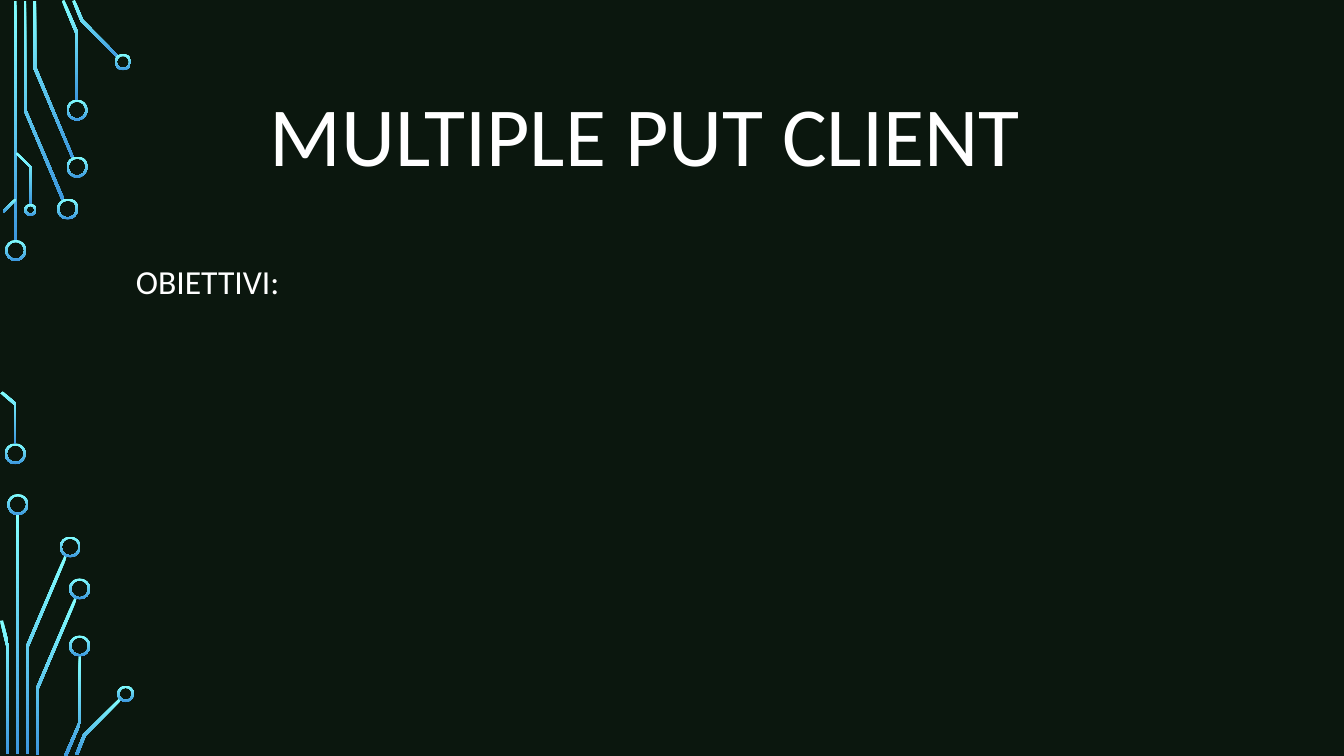
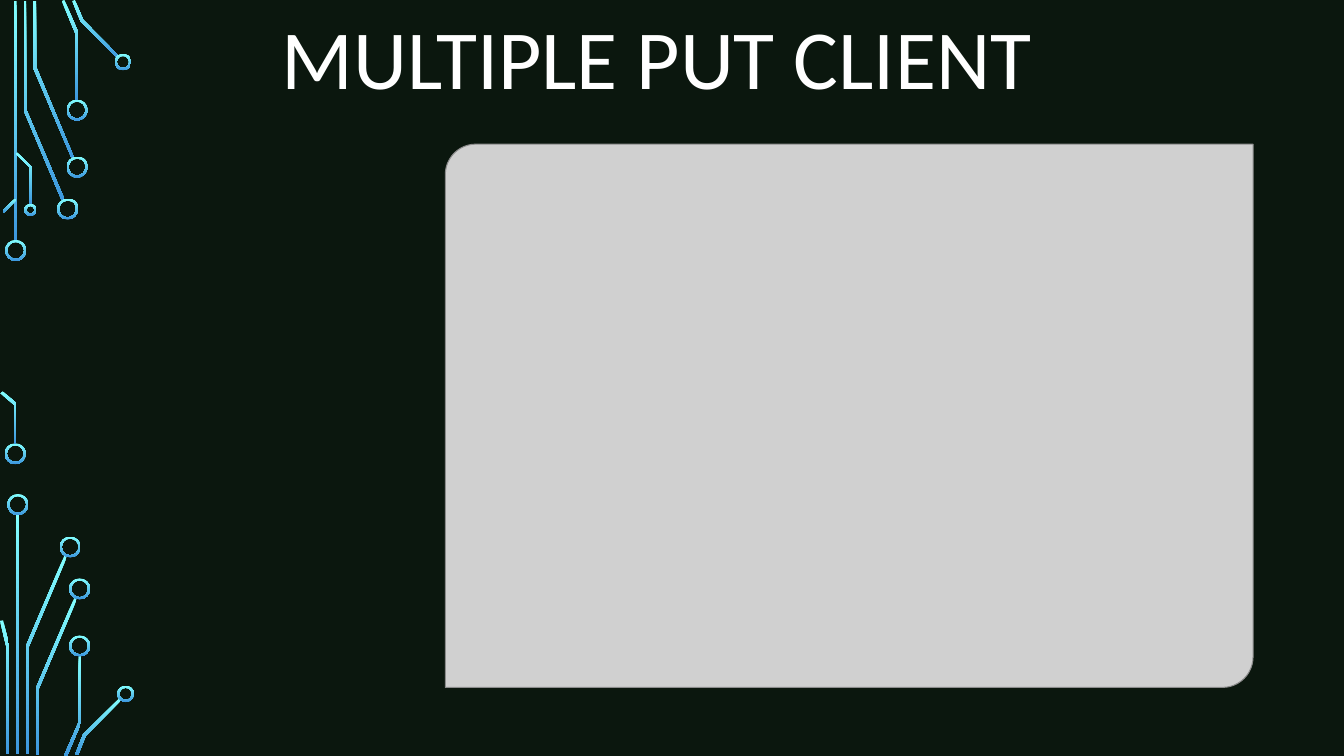
Before and after one commit to FlippaFloppa/Reti-di-Calcolatori-gruppo-Lore, a slide deck: slide 6 of Esercitazione_2/esercitazione2.pptx (slide 3 before the commit). Drawn at 1344x756 pixels with LibreOffice and Linux fonts; fonts in the diff are those of the drawing; grey boxes stand for pictures; background and template pictures are left out. Boxes give left, top, right and bottom in pixels: in the first picture for what was removed or moved away, otherwise in the second. Text is boxed around its words. In the diff, an @@ line names an element or a change of style, - is before the commit and + after.

```diff
--- a/Esercitazione_2/esercitazione2.pptx
+++ b/Esercitazione_2/esercitazione2.pptx
@@ title "MULTIPLE PUT CLIENT": place and size @@
-title "MULTIPLE PUT CLIENT" at (270, 111, 1019, 167)
+title "MULTIPLE PUT CLIENT" at (281, 34, 1031, 90)
@@ picture added at (446, 144, 1253, 688) @@
@@ text removed at (136, 272, 279, 295) @@
-OBIETTIVI:
```
Also in this commit, not shown: 1 other slide changed, 3 slides added, 2 slides removed, 2 other files.
